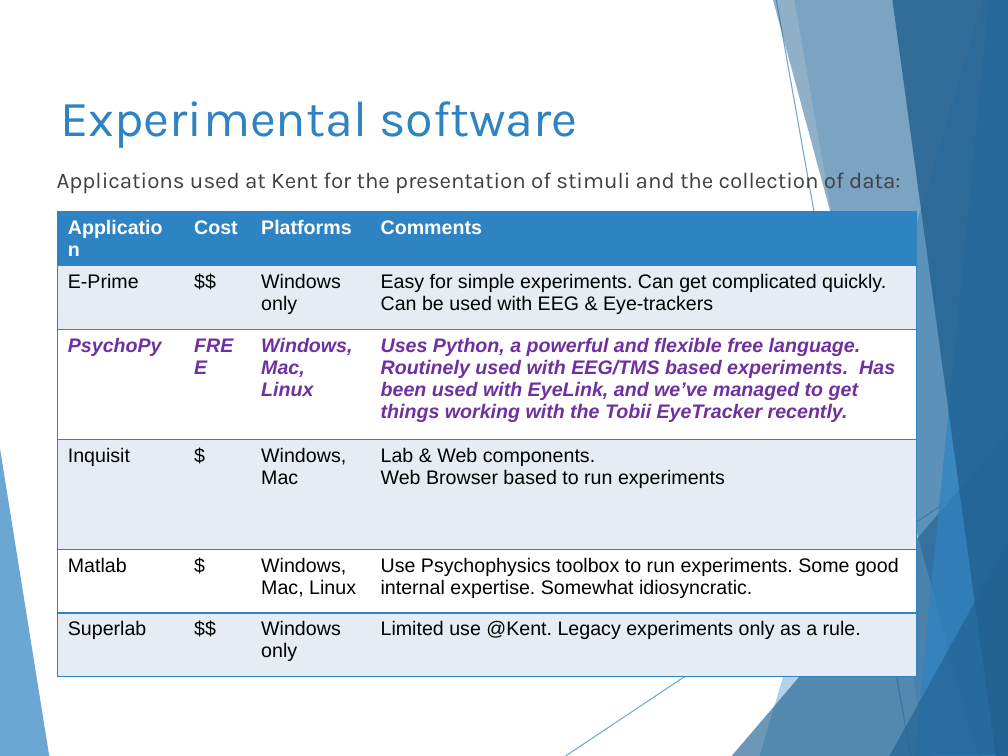
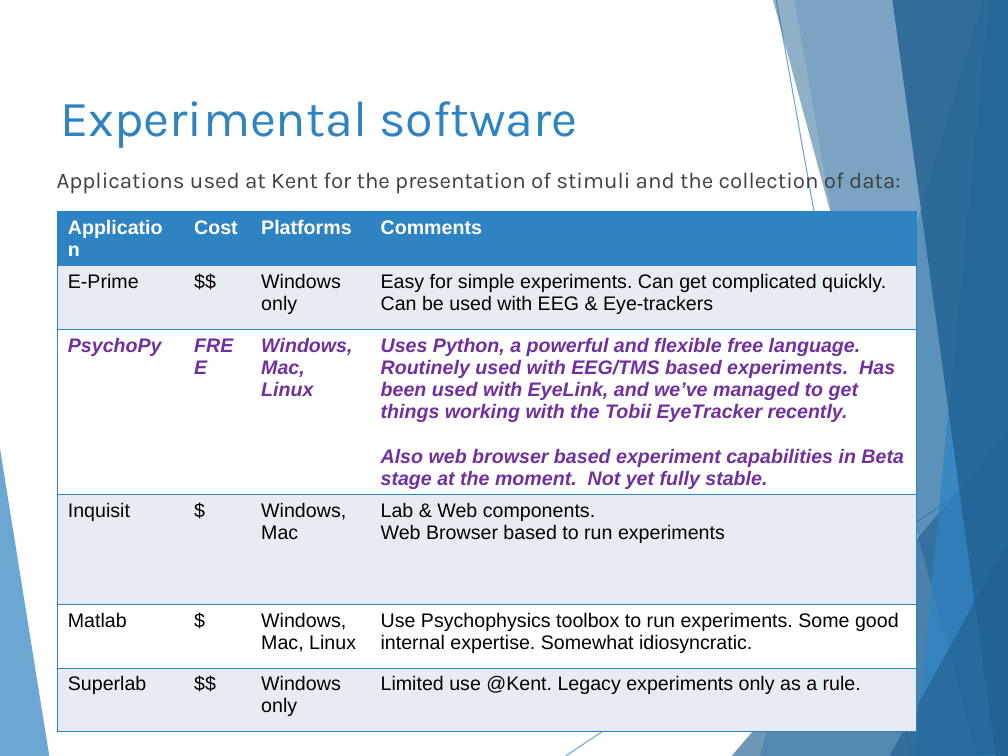
Before and after one commit to hlmpsy/psychopy_training, a slide deck: slide 4 of PsychoPy-Part1/PsychoPy-part1.pptx (slide 3 before the commit). Drawn at 1008x756 pixels with LibreOffice and Linux fonts; fonts in the diff are those of the drawing. Boxes give left, top, right and bottom in pixels: in the first picture for what was removed or moved away, otherwise in the second. Text is boxed around its words. In the diff, an @@ line names an element or a change of style, - is before the commit and + after.

```diff
--- a/PsychoPy-Part1/PsychoPy-part1.pptx
+++ b/PsychoPy-Part1/PsychoPy-part1.pptx
@@ table at bbox=[57, 212, 916, 728] @@
-row 3, column 4: Uses Python, a powerful and flexible free language. Routinely used with EEG/TMS based experiments. Has been used with EyeLink, and we’ve managed to get things working with the Tobii EyeTracker recently.
+row 3, column 4: Uses Python, a powerful and flexible free language. Routinely used with EEG/TMS based experiments. Has been used with EyeLink, and we’ve managed to get things working with the Tobii EyeTracker recently. / Also web browser based experiment capabilities in Beta stage at the moment. Not yet fully stable.
```
Also in this commit, not shown: 13 other slides changed, 1 slide added, 54 other files.
